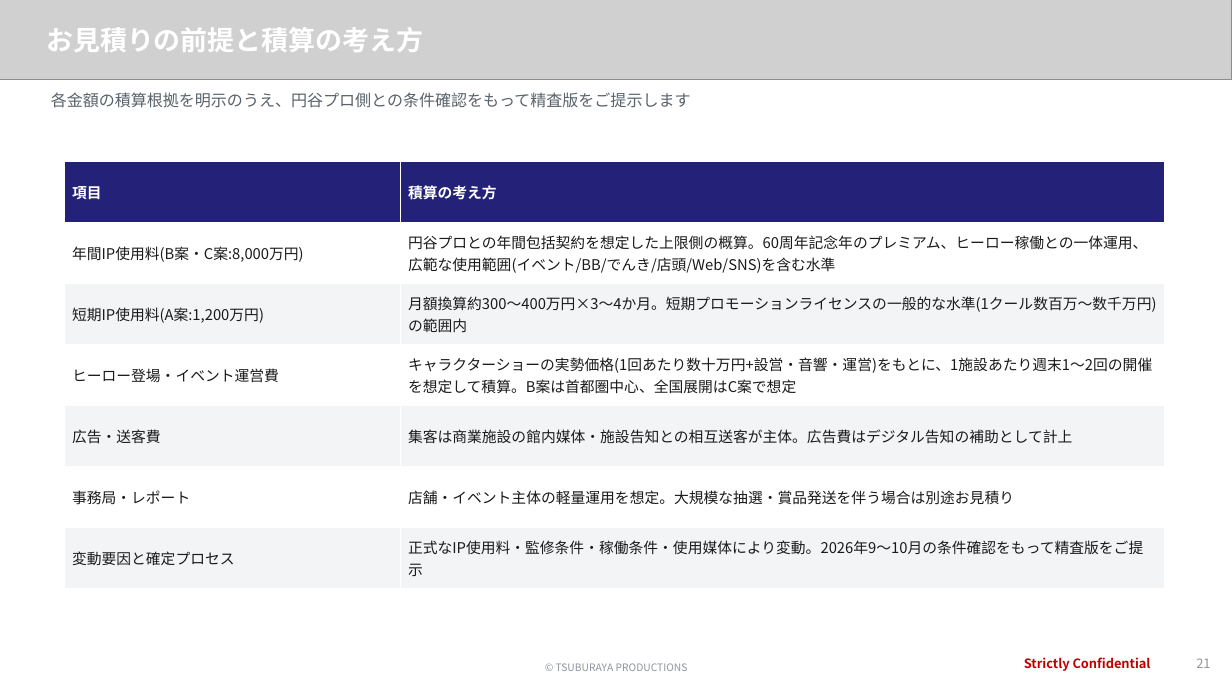
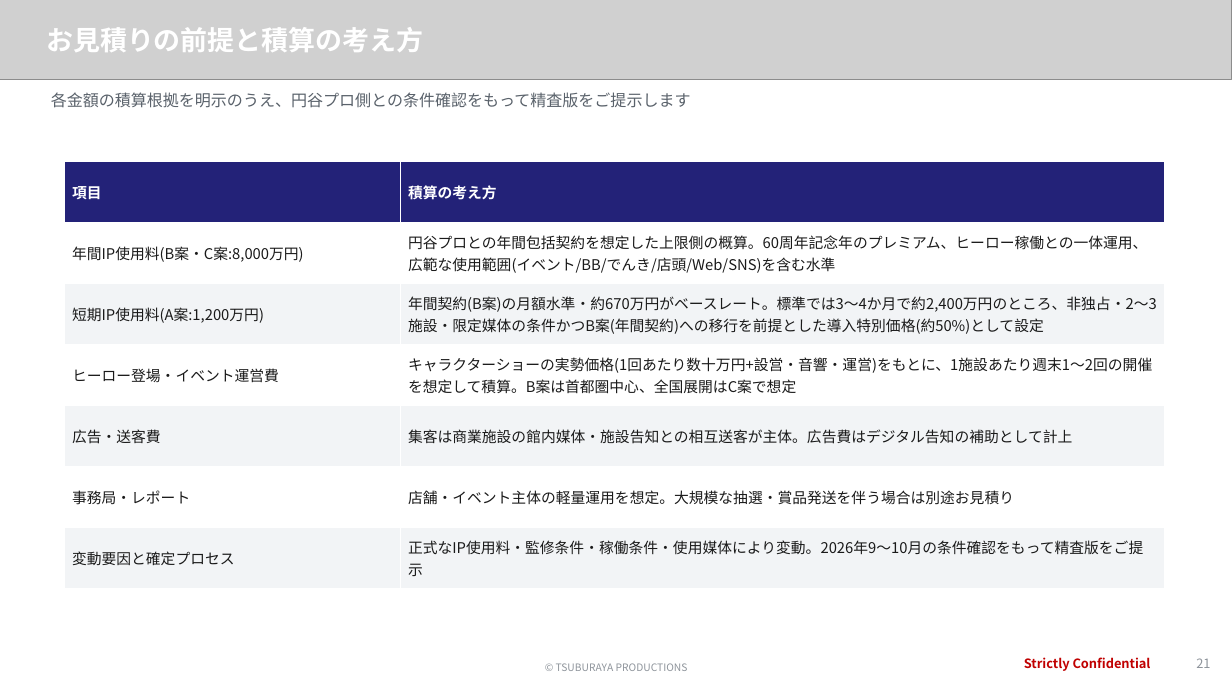
Before and after one commit to hayatoshintani-spe/kessho-lens, a slide deck: slide 21 of docs/proposals/softbank-ultraman-caravan/SoftBank_Ultraman_未来防衛隊キャラバン_提案資料.pptx. Drawn at 1232x693 pixels with LibreOffice and Linux fonts; fonts in the diff are those of the drawing; grey boxes stand for pictures. Boxes give left, top, right and bottom in pixels: in the first picture for what was removed or moved away, otherwise in the second. Text is boxed around its words. In the diff, an @@ line names an element or a change of style, - is before the commit and + after.

```diff
--- a/docs/proposals/softbank-ultraman-caravan/SoftBank_Ultraman_未来防衛隊キャラバン_提案資料.pptx
+++ b/docs/proposals/softbank-ultraman-caravan/SoftBank_Ultraman_未来防衛隊キャラバン_提案資料.pptx
@@ table at <box>65,162,1165,589</box> @@
-row 3, column 2: 月額換算約300〜400万円×3〜4か月。短期プロモーションライセンスの一般的な水準(1クール数百万〜数千万円)の範囲内
+row 3, column 2: 年間契約(B案)の月額水準・約670万円がベースレート。標準では3〜4か月で約2,400万円のところ、非独占・2〜3施設・限定媒体の条件かつB案(年間契約)への移行を前提とした導入特別価格(約50%)として設定
```
Also in this commit, not shown: 1 other slide changed, 3 other files.
